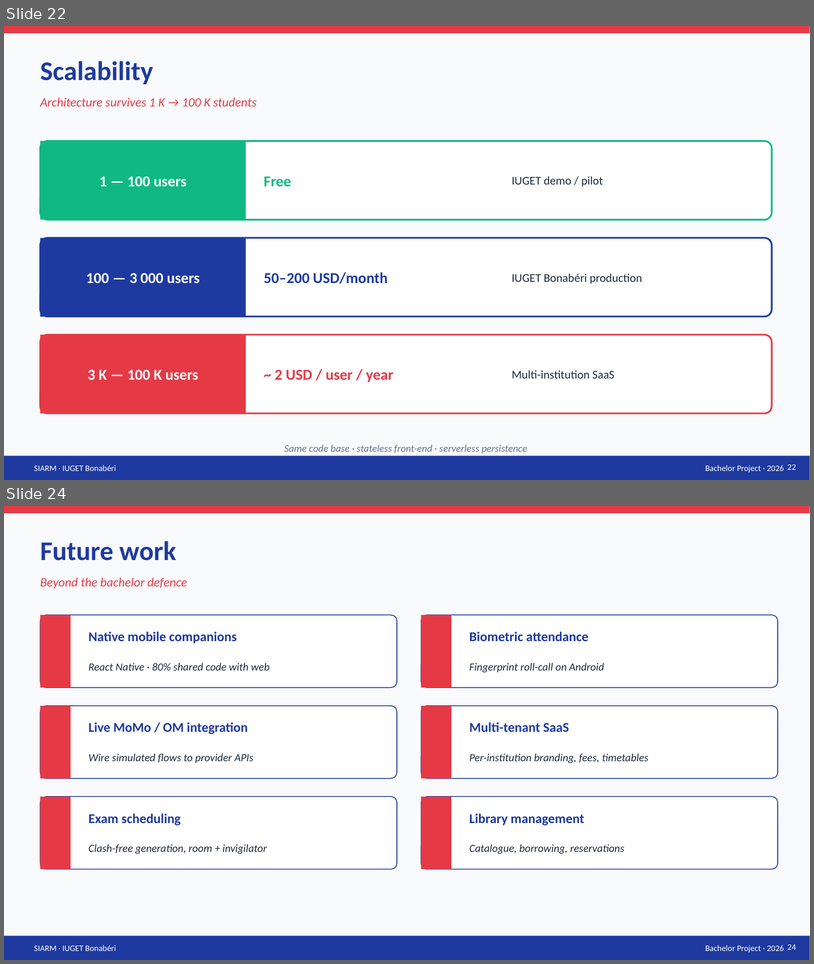
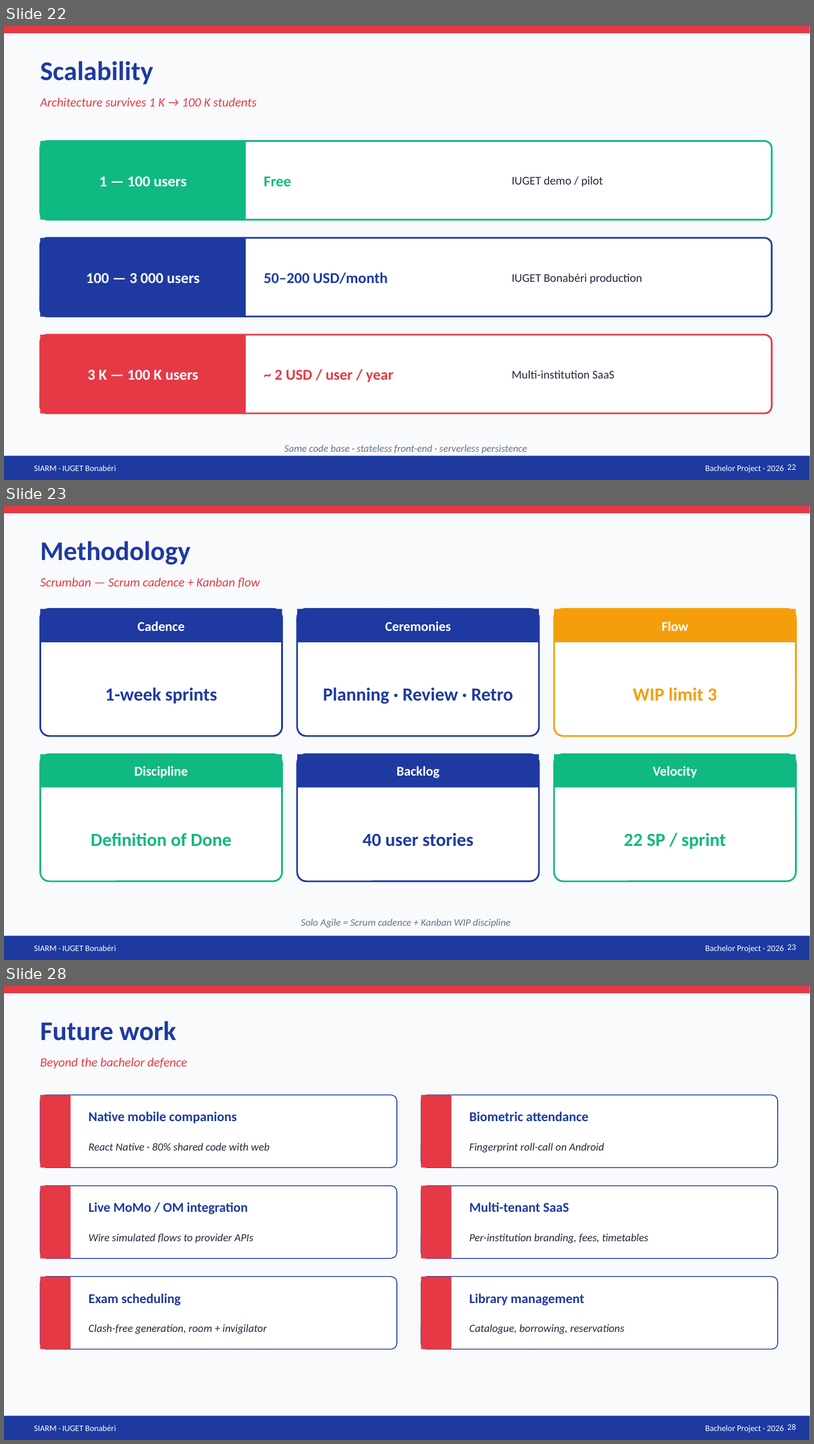
Before and after one commit to leaticiadipocko-wq/schoolproject, a slide deck: deliverables/SIARM-Defense.pptx. Shown one above the other, each under a label of ours: slides 22 and 24 before the commit, slides 22, 23 and 28 after it; the slides between them are not shown. The pictures are 814x964 and 814x1444 pixels, drawn with LibreOffice and Linux fonts; fonts in the diff are those of the drawing. Boxes give left, top, right and bottom in pixels: in the first picture for what was removed or moved away, otherwise in the second. Text is boxed around its words. In the diff, an @@ line names an element or a change of style, - is before the commit and + after.

```diff
--- a/deliverables/SIARM-Defense.pptx
+++ b/deliverables/SIARM-Defense.pptx
@@ slide 23 added at (x1=4, y1=506, x2=810, y2=960), background #F8FAFC; not listed: 4 template elements that a slide beside it also shows @@
@@ text added at (x1=40, y1=541, x2=191, y2=565), 32 pt, text #1E3AA0, bold @@
+Methodology
@@ text added at (x1=40, y1=577, x2=260, y2=588), 15 pt, text #E63946, italic @@
+Scrumban — Scrum cadence + Kanban flow
@@ rounded rectangle added at (x1=40, y1=609, x2=282, y2=736), fill #FFFFFF, outline #1E3AA0 2 pt @@
@@ rectangle added at (x1=40, y1=609, x2=282, y2=642), fill #1E3AA0 @@
@@ rounded rectangle added at (x1=297, y1=609, x2=539, y2=736), fill #FFFFFF, outline #1E3AA0 2 pt @@
@@ rectangle added at (x1=297, y1=609, x2=539, y2=642), fill #1E3AA0 @@
@@ rounded rectangle added at (x1=555, y1=609, x2=797, y2=736), fill #FFFFFF, outline #F59E0B 2 pt @@
@@ rectangle added at (x1=555, y1=609, x2=797, y2=642), fill #F59E0B @@
@@ text added at (x1=138, y1=621, x2=185, y2=631), 16 pt, text #FFFFFF, bold @@
+Cadence
@@ text added at (x1=386, y1=621, x2=452, y2=631), 16 pt, text #FFFFFF, bold @@
+Ceremonies
@@ text added at (x1=662, y1=621, x2=689, y2=631), 16 pt, text #FFFFFF, bold @@
+Flow
@@ text added at (x1=105, y1=687, x2=217, y2=703), 22 pt, text #1E3AA0, bold @@
+1-week sprints
@@ text added at (x1=323, y1=687, x2=513, y2=704), 22 pt, text #1E3AA0, bold @@
+Planning · Review · Retro
@@ text added at (x1=633, y1=687, x2=717, y2=701), 22 pt, text #F59E0B, bold @@
+WIP limit 3
@@ rounded rectangle added at (x1=40, y1=754, x2=282, y2=881), fill #FFFFFF, outline #10B981 2 pt @@
@@ rectangle added at (x1=40, y1=754, x2=282, y2=787), fill #10B981 @@
@@ rounded rectangle added at (x1=297, y1=754, x2=539, y2=881), fill #FFFFFF, outline #1E3AA0 2 pt @@
@@ rectangle added at (x1=297, y1=754, x2=539, y2=787), fill #1E3AA0 @@
@@ rounded rectangle added at (x1=555, y1=754, x2=797, y2=881), fill #FFFFFF, outline #10B981 2 pt @@
@@ rectangle added at (x1=555, y1=754, x2=797, y2=787), fill #10B981 @@
@@ text added at (x1=134, y1=766, x2=188, y2=778), 16 pt, text #FFFFFF, bold @@
+Discipline
@@ text added at (x1=397, y1=766, x2=440, y2=778), 16 pt, text #FFFFFF, bold @@
+Backlog
@@ text added at (x1=653, y1=766, x2=698, y2=778), 16 pt, text #FFFFFF, bold @@
+Velocity
@@ text added at (x1=91, y1=832, x2=231, y2=846), 22 pt, text #10B981, bold @@
+Definition of Done
@@ text added at (x1=363, y1=832, x2=474, y2=846), 22 pt, text #1E3AA0, bold @@
+40 user stories
@@ text added at (x1=624, y1=832, x2=726, y2=849), 22 pt, text #10B981, bold @@
+22 SP / sprint
@@ text added at (x1=301, y1=918, x2=511, y2=927), 12 pt, text #64748B, italic @@
+Solo Agile = Scrum cadence + Kanban WIP discipline
@@ page number added at (x1=788, y1=944, x2=796, y2=949), 10 pt, text #FFFFFF @@
+23
@@ what was slide 24 is now slide 28 @@
@@ page number at (x1=788, y1=1423, x2=796, y2=1429): text changed @@
-24
+28
```
Also in this commit, not shown: 1 slide changed, 3 other slides added, 4 other files.
